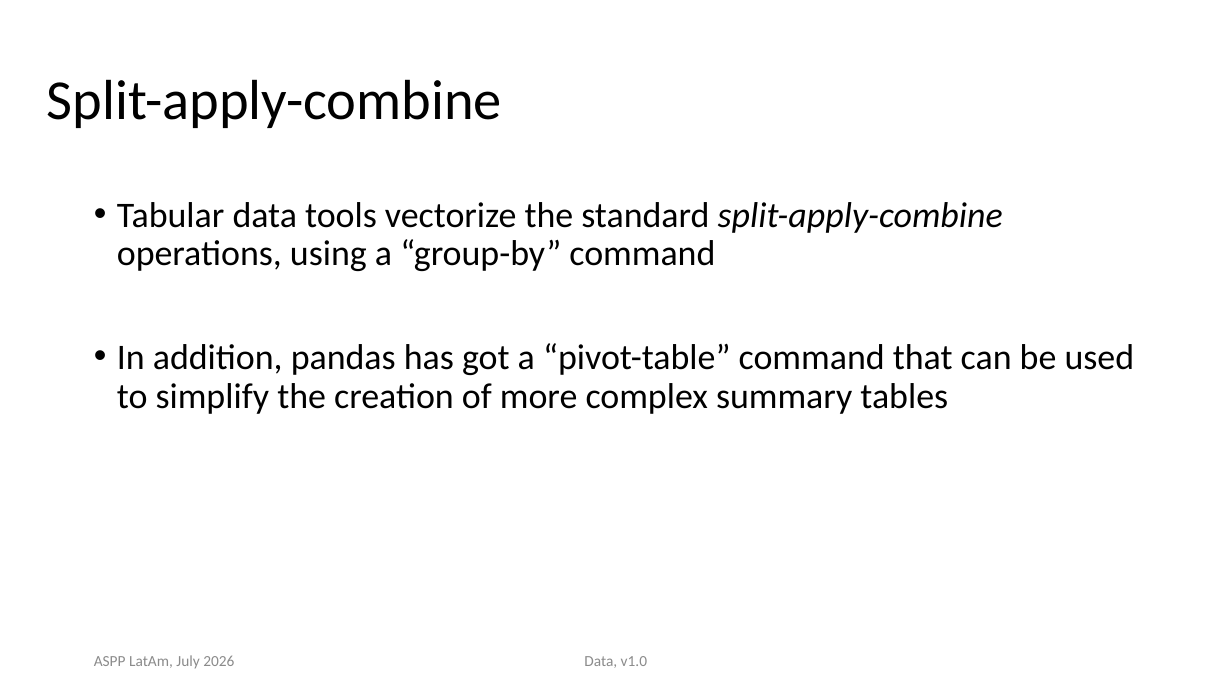
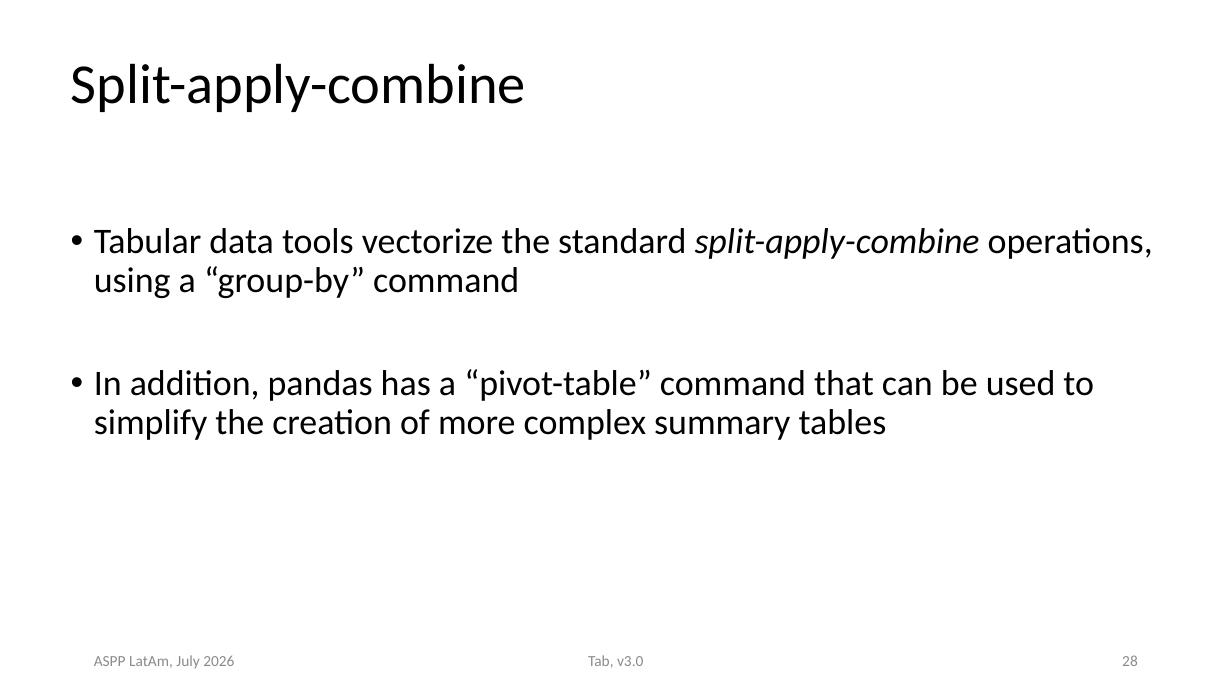
Before and after one commit to ASPP/data_class, a slide deck: slide 28 of tabular_data.pptx (slide 18 before the commit). Drawn at 1232x693 pixels with LibreOffice and Linux fonts; fonts in the diff are those of the drawing. Boxes give left, top, right and bottom in pixels: in the first picture for what was removed or moved away, otherwise in the second. Text is boxed around its words. In the diff, an @@ line names an element or a change of style, - is before the commit and + after.

Commit message:
powerpoint and exercises tabular complete

```diff
--- a/tabular_data.pptx
+++ b/tabular_data.pptx
@@ title "Split-apply-combine": place and size @@
-title "Split-apply-combine" at [47,79,502,128]
+title "Split-apply-combine" at [71,63,526,112]
@@ text "Tabular data tools vectorize the ...": place and size @@
-text "Tabular data tools vectorize the ..." at [117,202,1135,414]
+text "Tabular data tools vectorize the ..." at [94,228,1153,440]
@@ text at [94,369,1094,440]: text changed @@
-• In addition, pandas has got a “pivot-table” command that can be used to simplify the creation of more complex summary tables
+• In addition, pandas has a “pivot-table” command that can be used to simplify the creation of more complex summary tables
@@ text at [588,655,643,668]: text changed @@
-Data, v1.0
+Tab, v3.0
@@ page number added at [1122,655,1138,666], 12 pt, text #8B8B8B @@
+28
```
Also in this commit, not shown: 66 other slides changed, 17 slides added, 3 slides removed, 21 other files.
